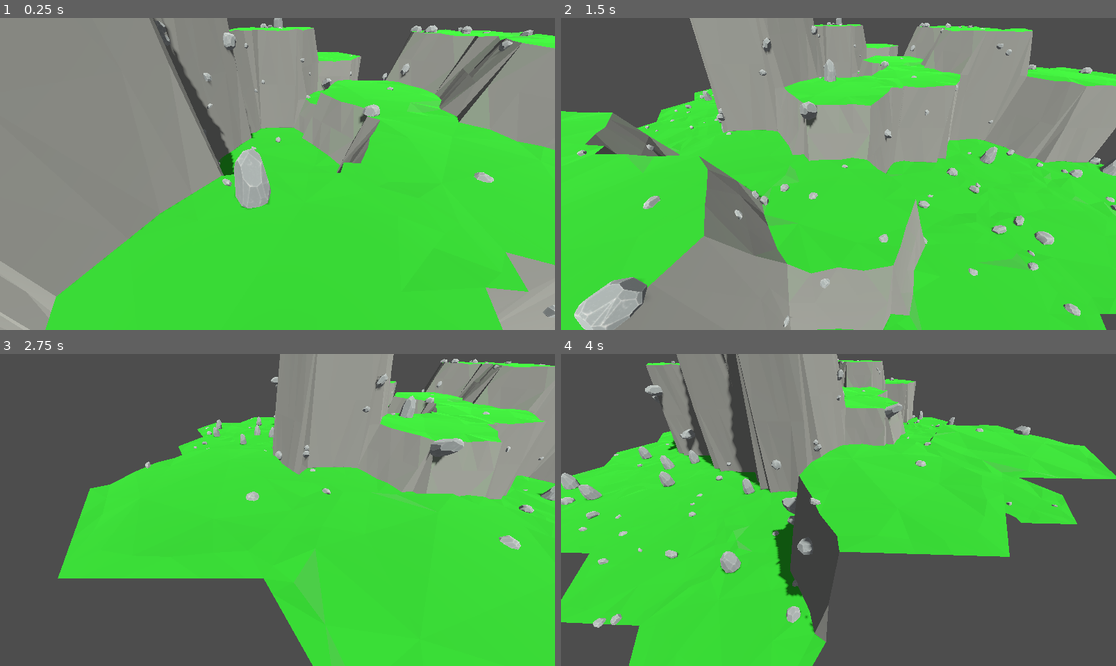
Above: before the commit, frames 1-4 (two rows, left to right).
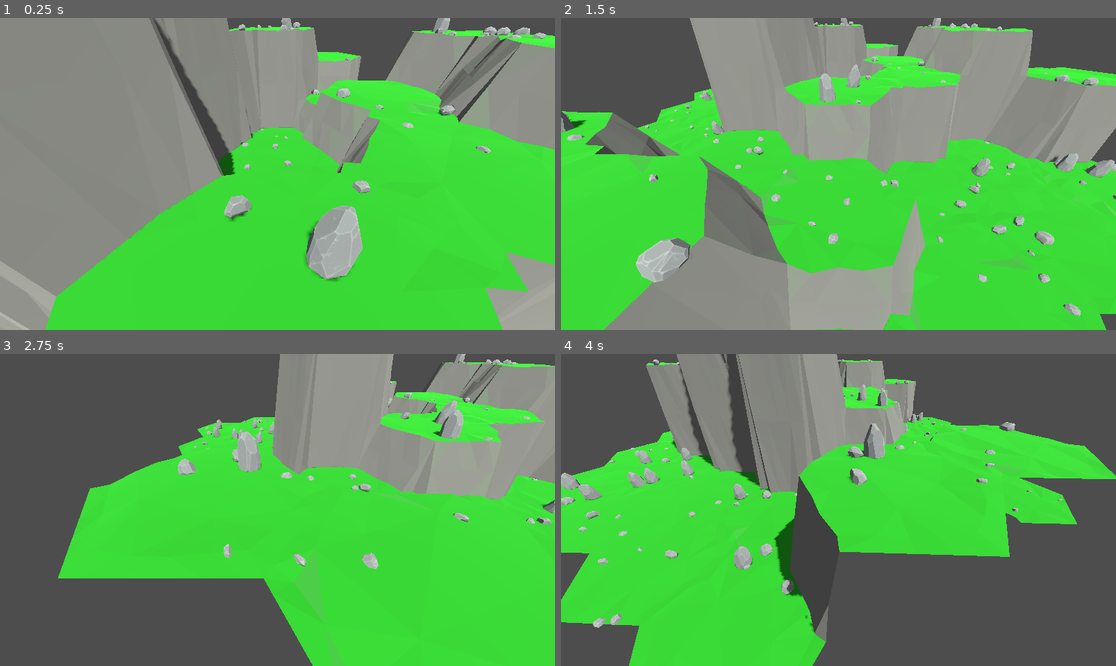
Above: after the commit, the same moments.

Repository: vincentwoelfer/hex
Game: Godot game, scene res://scenes/dev/MapGeneration.tscn
Same seed, same stepped clock (60 frames per second), same inputs: the game is played once before the commit and once after it.
Inputs (mouse positions are in pixels of both pictures, inside the frame that each line leads up to):
- Up to frame 1 (0.25 s): no input
- Up to frame 2 (1.5 s): tap Enter at 0.5 s; move the mouse to (960, 158) at 0.52 s; hold S (move_cam_backward) 0.53-1.28 s; move the mouse to (727, 189) at 1.27 s; tap W (move_cam_forward) at 1.35 s
- Up to frame 3 (2.75 s): move the mouse to (333, 441) at 2.02 s; hold A (move_cam_left) from 2.03 s (still down)
- Up to frame 4 (4 s): move the mouse to (810, 572) at 2.77 s; release A (move_cam_left) at 2.78 s; tap D (move_cam_right) at 2.85 s; move the mouse to (1005, 556) at 3.52 s; hold Q (rotate_cam_left) from 3.53 s (still down)

The runs differ from the first frame. In frame 1, 4.7% of the frame differs, in the area x 28-100%, y 0-96%; in frame 2, 5.5%, in the area x 0-100%, y 0-100%; in frame 3, 2.7%; in frame 4, 3.4%.

Commit message:
Refactor, add per incline random points

Diff:
--- a/src/Triangle.gd
+++ b/src/Triangle.gd
@@ -18,14 +18,7 @@
 	assert(a != b and a != c and b != c, "Triangle points must be different")
 
 	# For testing, set color based on incline
-	var incline := calculateInclineDeg()
-	if incline <= 12.0:
-		incline = 0
-	incline = clampf(incline / 70.0, 0, 1)
-
-	var green := Color.FOREST_GREEN
-	var gray := Color.DIM_GRAY
-	color = green.lerp(gray, incline)
+	color = Colors.getColorForIncline(calculateInclineDeg())
 
 
 func getArea() -> float:
--- a/src/tile/HexGeometry.gd
+++ b/src/tile/HexGeometry.gd
@@ -5,7 +5,9 @@
 # Class variables
 var terrainMesh: MeshInstance3D
 var triangles: Array[Triangle]
-var sampler: PolygonSurfaceSampler
+var samplerAll: PolygonSurfaceSampler
+var samplerHorizontal: PolygonSurfaceSampler
+var samplerVertical: PolygonSurfaceSampler
 var rockObjects: Array[ArrayMesh]
 
 class AdjacentHex:
@@ -85,11 +87,16 @@
 	st.generate_normals()
 	terrainMesh.mesh = st.commit()
 
-	# Recreate triangle sampler
-	self.sampler = PolygonSurfaceSampler.new(self.triangles)
+	# Recreate triangle samplerAll
+	self.samplerAll = PolygonSurfaceSampler.new(self.triangles)
+	self.samplerHorizontal = PolygonSurfaceSampler.new(self.triangles)
+	self.samplerHorizontal.filter_max_incline(15)
+
+	self.samplerVertical = PolygonSurfaceSampler.new(self.triangles)
+	self.samplerVertical.filter_min_incline(15)
 
 	for i in range(randi_range(3, 8)):
-		addRocks(self.sampler.get_random_point_transform())
+		addRocks(self.samplerHorizontal.get_random_point_transform())
 
 	# Only for debugging
 	#terrainMesh.create_debug_tangents()
@@ -198,7 +205,7 @@
 		if all_vertices_on_circle and Util.isTriangleOutsideOfPolygon([p1, p2, p3], verts_polygon_packed):
 			continue
 
-		tris.append(Triangle.new(p1, p2, p3, Util.randColorVariation(col, 0.05)))
+		tris.append(Triangle.new(p1, p2, p3, Colors.randColorVariation(col, 0.05)))
 
 	return tris
 
@@ -210,7 +217,7 @@
 
 	# Per Side
 	for x in range(6):
-		var col := Util.getDistincHexColor(x)
+		var col := Colors.getDistincHexColor(x)
 
 		# start inner
 		var i := x * (1 + HexConst.extra_verts_per_side)
@@ -223,12 +230,12 @@
 		var n2 := (x + 1) * (3 + HexConst.extra_verts_per_side) - 1
 
 		# Triangulate start-corner manually here
-		tris.append(Triangle.new(verts_inner[i % s_in], verts_outer[j % s_out], verts_outer[(j + 1) % s_out], Util.randColorVariation(col)))
+		tris.append(Triangle.new(verts_inner[i % s_in], verts_outer[j % s_out], verts_outer[(j + 1) % s_out], Colors.randColorVariation(col)))
 		j += 1
 
 		# Only transition area between hexes, without corners!
 		while i < n1 or j < n2:
-			var c := Util.randColorVariation(col)
+			var c := Colors.randColorVariation(col)
 			var outer_is_clockwise_further := Util.isClockwiseOrder(verts_inner[i % s_in], verts_outer[j % s_out])
 
 			if j == n2 or (i < n1 and outer_is_clockwise_further):
@@ -239,7 +246,7 @@
 				j += 1
 
 		# Triangulate end-corner manually here
-		tris.append(Triangle.new(verts_inner[i % s_in], verts_outer[j % s_out], verts_outer[(j + 1) % s_out], Util.randColorVariation(col)))
+		tris.append(Triangle.new(verts_inner[i % s_in], verts_outer[j % s_out], verts_outer[(j + 1) % s_out], Colors.randColorVariation(col)))
 
 	return tris
 
--- a/src/tile/PolygonSurfaceSampler.gd
+++ b/src/tile/PolygonSurfaceSampler.gd
@@ -6,7 +6,24 @@
 
 func _init(triangles_: Array[Triangle]) -> void:
 	self.triangles = triangles_
-	_calculate_area_weights()
+	self._calculate_area_weights()
+
+
+func filter_max_incline(max_incline_deg: float) -> void:
+	self.triangles = triangles.filter(func(tri: Triangle) -> bool:
+		# Return true to keep triangle
+		return tri.calculateInclineDeg() <= max_incline_deg
+	)
+	self._calculate_area_weights()
+
+
+func filter_min_incline(min_incline_deg: float) -> void:
+	self.triangles = triangles.filter(func(tri: Triangle) -> bool:
+		# Return true to keep triangle
+		return tri.calculateInclineDeg() >= min_incline_deg
+	)
+	self._calculate_area_weights()
+
 
 
 func get_random_points(num_points: int) -> Array[Vector3]:
--- /dev/null
+++ b/src/utils/Colors.gd
@@ -0,0 +1,33 @@
+class_name Colors
+
+
+static func randColor() -> Color:
+	return Color(randf_range(0.1, 0.9), randf_range(0.1, 0.9), randf_range(0.1, 0.9), 1.0)
+
+
+static func randColorVariation(color: Color, variation: float = 0.2) -> Color:
+	return color + Color(randf_range(-variation, variation), randf_range(-variation, variation), randf_range(-variation, variation), 0.0)
+
+
+static func getDistincHexColor(i: int) -> Color:
+	# -> R-G-B - Magenta-
+	assert(i >= 0 and i <= 5)
+	if i == 0: return Color.RED
+	if i == 1: return Color.DARK_GREEN
+	if i == 2: return Color.MEDIUM_BLUE
+	if i == 3: return Color.DARK_MAGENTA
+	if i == 4: return Color.ORANGE
+	if i == 5: return Color.AQUA
+	return Color.BLACK
+
+
+static func getColorForIncline(inclineDeg: float) -> Color:
+	if inclineDeg <= 12.0:
+		inclineDeg = 0
+	inclineDeg = clampf(inclineDeg / 70.0, 0, 1)
+
+	const green := Color.FOREST_GREEN
+	const gray := Color.DIM_GRAY
+	var color := green.lerp(gray, inclineDeg)
+
+	return color
--- a/src/utils/Util.gd
+++ b/src/utils/Util.gd
@@ -1,26 +1,4 @@
 class_name Util
-
-######################################################
-# COLORS
-######################################################
-static func randColor() -> Color:
-	return Color(randf_range(0.1, 0.9), randf_range(0.1, 0.9), randf_range(0.1, 0.9), 1.0)
-
-
-static func randColorVariation(color: Color, variation: float = 0.2) -> Color:
-	return color + Color(randf_range(-variation, variation), randf_range(-variation, variation), randf_range(-variation, variation), 0.0)
-
-
-static func getDistincHexColor(i: int) -> Color:
-	# -> R-G-B - Magenta-
-	assert(i >= 0 and i <= 5)
-	if i == 0: return Color.RED
-	if i == 1: return Color.DARK_GREEN
-	if i == 2: return Color.MEDIUM_BLUE
-	if i == 3: return Color.DARK_MAGENTA
-	if i == 4: return Color.ORANGE
-	if i == 5: return Color.AQUA
-	return Color.BLACK
 
 
 ######################################################
